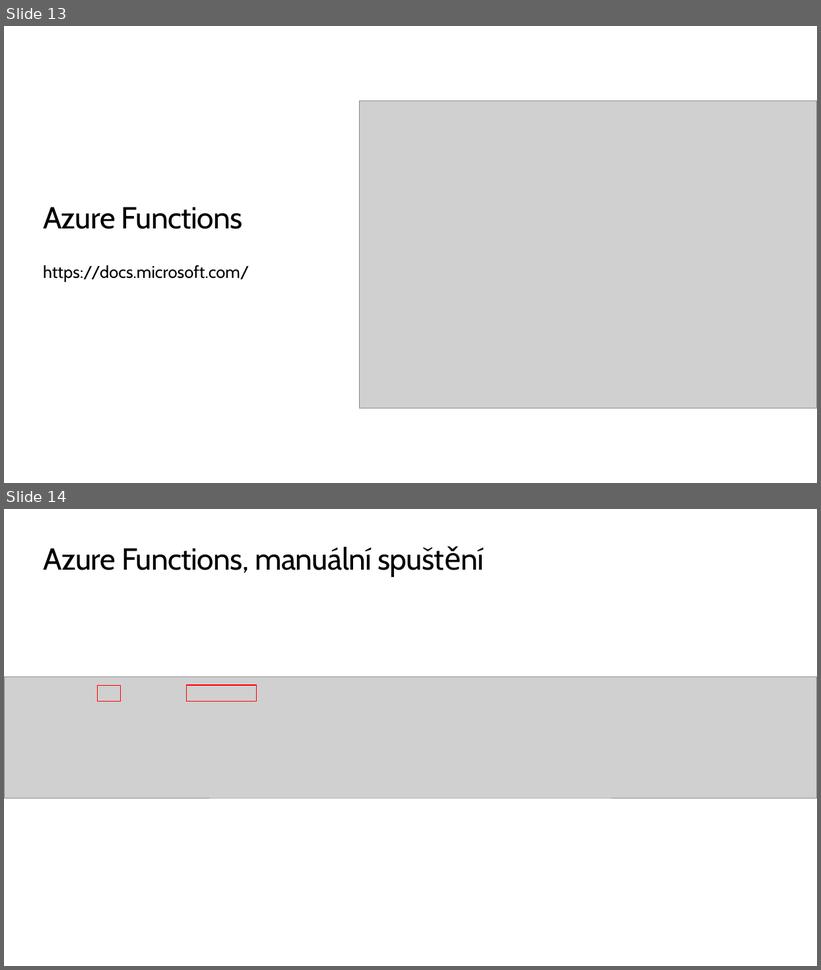
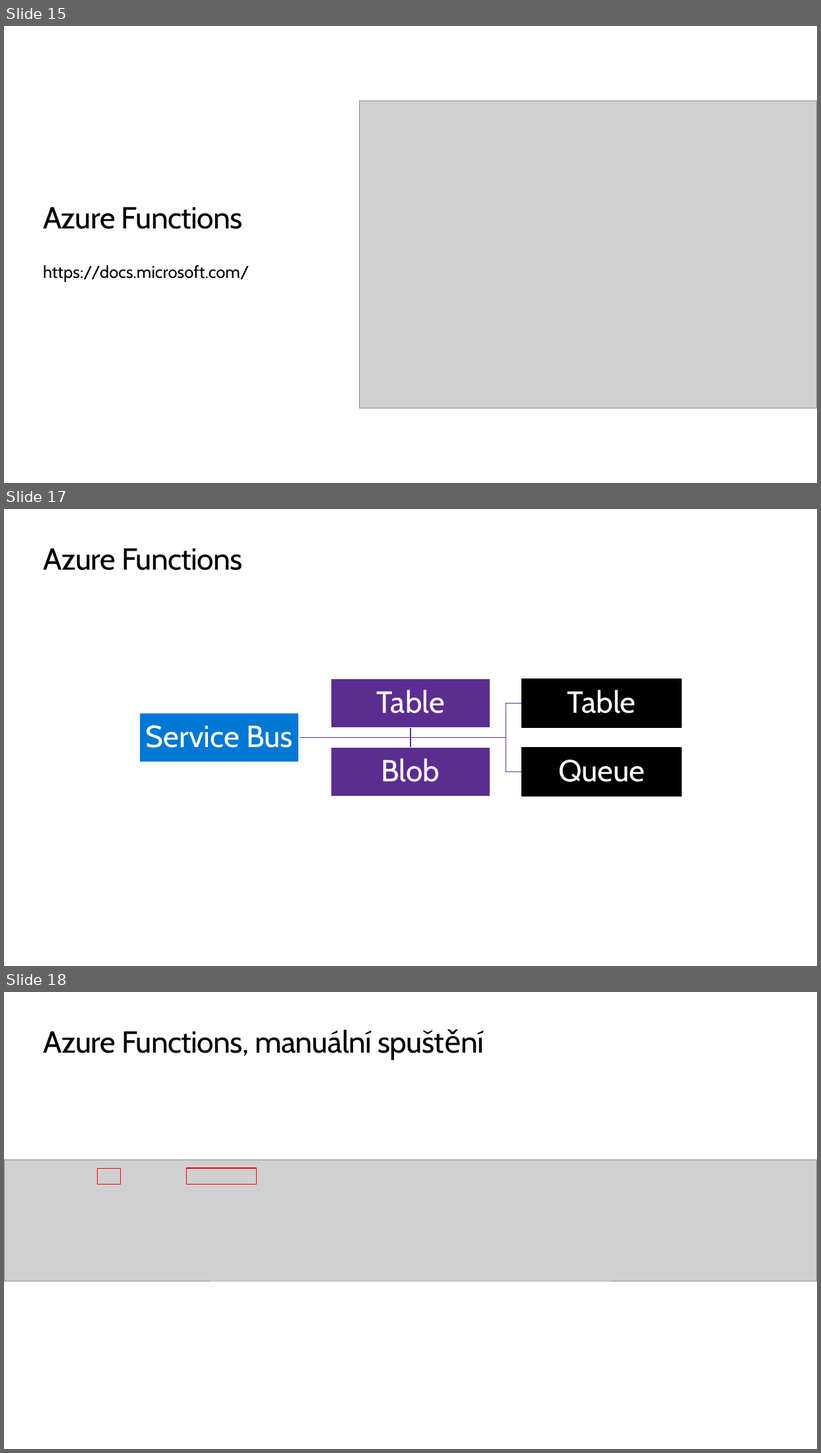
Before and after one commit to skalahonza/VACD2020, a slide deck: slides/Presentation.pptx. Shown one above the other, each under a label of ours: slides 13 and 14 before the commit, slides 15, 17 and 18 after it; the slides between them are not shown. The pictures are 821x970 and 821x1453 pixels, drawn with LibreOffice and Linux fonts; fonts in the diff are those of the drawing; grey boxes stand for pictures; background and template pictures are left out. Boxes give left, top, right and bottom in pixels: in the first picture for what was removed or moved away, otherwise in the second. Text is boxed around its words. In the diff, an @@ line names an element or a change of style, - is before the commit and + after.

```diff
--- a/slides/Presentation.pptx
+++ b/slides/Presentation.pptx
@@ slide 17 added at <box>4,509,817,966</box>, background #FFFFFF @@
@@ title added at <box>43,548,243,570</box>, 36 pt, text #000000 @@
+Azure Functions
@@ group added at <box>140,679,682,796</box>: 5 rectangles, 5 texts, 4 freeform shapes @@
+Service Bus
+Table
+Queue
+Table
+Blob
@@ what was slide 13 is now slide 15 @@
@@ what was slide 14 is now slide 18 @@
```
Also in this commit, not shown: 10 slides changed, 5 other slides added.
